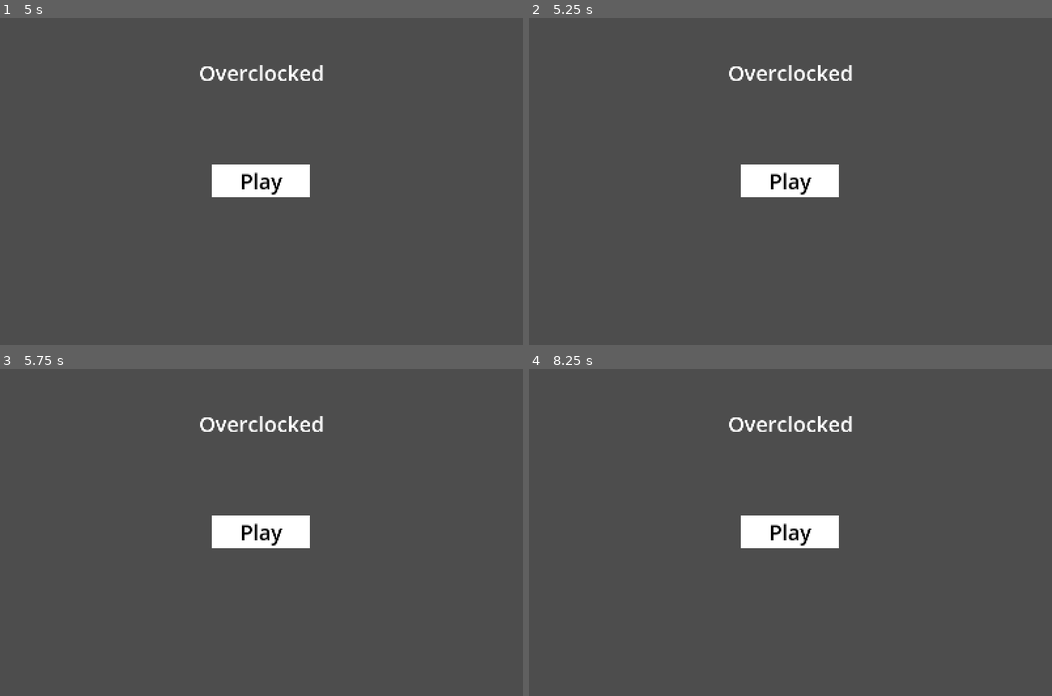
Above: before the commit, frames 1-4 (two rows, left to right).
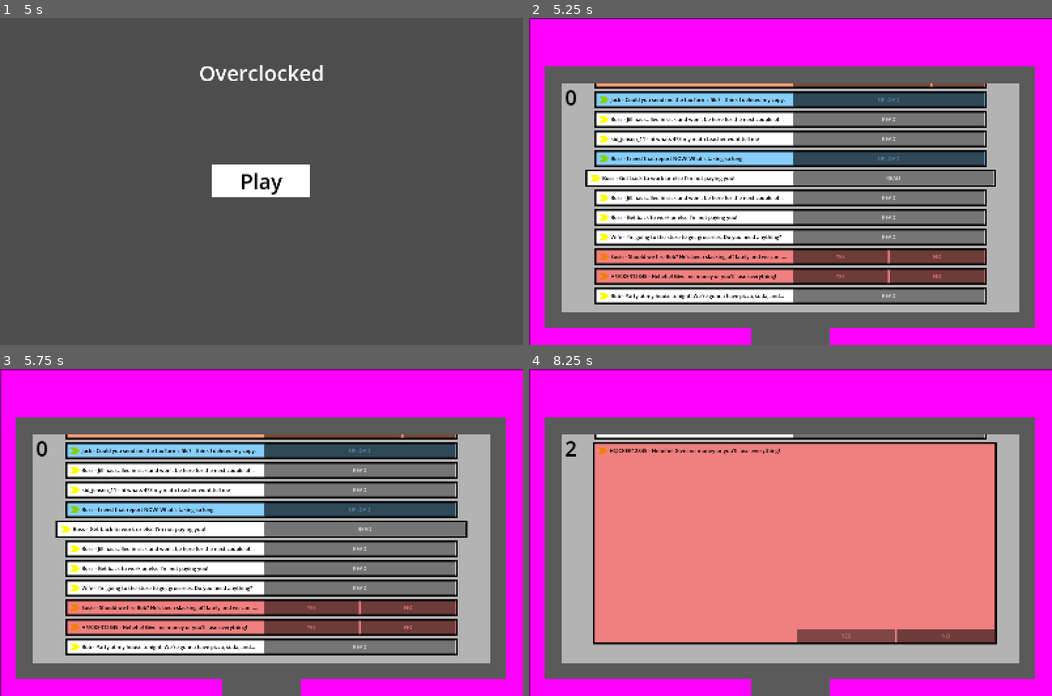
Above: after the commit, the same moments.

Repository: BradBenJoya/GMTK2026
Game: Godot game, scene res://Scenes/main.tscn
Two runs of this game, one before a commit and one after it. Both use one fixed random seed, a clock stepped at 60 frames per second and the inputs below.
Inputs (mouse positions are in pixels of both pictures, inside the frame that each line leads up to):
- Up to frame 1 (5 s): tap Enter at 0.5, 2, 3.5 s; move the mouse to (376, 165) at 0.52 s; press the mouse at (376, 165) at 0.53 s; tap Space at 1.25, 2.75, 4.25 s; move the mouse to (156, 197) at 1.27 s; release the mouse at (156, 197) at 1.28 s; click (156, 197) at 1.35 s; move the mouse to (313, 109) at 2.02 s; press the mouse at (313, 109) at 2.03 s; move the mouse to (235, 246) at 2.77 s; release the mouse at (235, 246) at 2.78 s; click (235, 246) at 2.85 s; move the mouse to (418, 230) at 3.52 s; press the mouse at (418, 230) at 3.53 s; move the mouse to (104, 132) at 4.27 s; release the mouse at (104, 132) at 4.28 s; click (104, 132) at 4.35 s
- Up to frame 2 (5.25 s): move the mouse to (816, 181) at 5.02 s; press the mouse at (816, 181) at 5.03 s
- Up to frame 3 (5.75 s): no input
- Up to frame 4 (8.25 s): release the mouse at (816, 532) at 5.75 s; click (889, 646) at 5.75 s, where only the run after the commit has a clickable "READ"; click (842, 627) at 6.5 s, where only the run after the commit has a clickable "YES"; click (889, 637) at 7.25 s, where only the run after the commit has a clickable "READ"; click (842, 637) at 8 s, where only the run after the commit has a clickable "YES"

Frame 1 is identical in both runs. In frame 2, 83% of the frame differs, in the area x 0-100%, y 0-100%; in frame 3, 83%; in frame 4, 85%.

Commit message:
Implemented the main menu button to being playing

Diff:
--- a/Scenes/main_menu.tscn
+++ b/Scenes/main_menu.tscn
@@ -1,6 +1,11 @@
 [gd_scene format=3 uid="uid://pcq8rppqacnt"]
 
+[ext_resource type="Script" uid="uid://chs8m5gsmqpb8" path="res://Scripts/Main Menu/main_menu_play_button.gd" id="1_28flt"]
+
 [sub_resource type="BoxMesh" id="BoxMesh_cxl3x"]
+
+[sub_resource type="RectangleShape2D" id="RectangleShape2D_cxl3x"]
+size = Vector2(0.9999999, 1)
 
 [node name="MainMenu" type="Node2D" unique_id=371072770]
 
@@ -13,9 +18,18 @@
 text = "Overclocked"
 horizontal_alignment = 1
 
-[node name="TempPlayButton" type="MeshInstance2D" parent="." unique_id=1808779728]
+[node name="TempPlayButton" type="MeshInstance2D" parent="." unique_id=1808779728 node_paths=PackedStringArray("temp_play_button_mouse_detection")]
 scale = Vector2(300, 100)
 mesh = SubResource("BoxMesh_cxl3x")
+script = ExtResource("1_28flt")
+temp_play_button_mouse_detection = NodePath("TempPlayButtonMouseDetection")
+
+[node name="TempPlayButtonMouseDetection" type="StaticBody2D" parent="TempPlayButton" unique_id=158201651]
+input_pickable = true
+
+[node name="CollisionShape2D" type="CollisionShape2D" parent="TempPlayButton/TempPlayButtonMouseDetection" unique_id=1076198664]
+position = Vector2(7.311503e-08, -4.7683715e-09)
+shape = SubResource("RectangleShape2D_cxl3x")
 
 [node name="TempPlayButtonText" type="Label" parent="." unique_id=1153392300]
 offset_left = -65.0
--- /dev/null
+++ b/Scripts/Main Menu/main_menu_play_button.gd
@@ -0,0 +1,25 @@
+# start Psuedo Pakman
+extends MeshInstance2D
+class_name PlayButton
+
+signal play_pressed
+
+@export var temp_play_button_mouse_detection: StaticBody2D
+var has_mouse_entered: bool = false
+
+func _ready() -> void:
+	temp_play_button_mouse_detection.mouse_entered.connect(_on_mouse_entered)
+	temp_play_button_mouse_detection.mouse_exited.connect(_on_mouse_exited)
+
+func _on_mouse_entered() -> void:
+	print("mouse enterd")
+	has_mouse_entered = true
+
+func _on_mouse_exited() -> void:
+	print("mouse exited")
+	has_mouse_entered = false
+
+func _input(event: InputEvent) -> void:
+	if has_mouse_entered and event.is_action_pressed("Click"):
+		play_pressed.emit()
+# end Psuedo Pakman
--- a/Scripts/main.gd
+++ b/Scripts/main.gd
@@ -1,5 +1,6 @@
 # start ByDesign
 extends Node2D
+
 # start Psuedo Pakman
 @export_group("Scenes")
 @export var main_menu: PackedScene
@@ -32,7 +33,7 @@
 	# start Psuedo Pakman
 	if (game_state == GameState.GAME):
 		# end Psuedo Pakman
-		$TempScore.text = str(score)
+		current_scene_instance.get_node("TempScore").text = str(score)
 
 # start Psuedo Pakman
 func _on_state_changed(new_state: GameState) -> void:
@@ -45,9 +46,13 @@
 		GameState.MAIN_MENU:
 			current_scene_instance = main_menu.instantiate()
 			add_child(current_scene_instance)
+			var play_button = current_scene_instance.get_node("TempPlayButton")
+			play_button.play_pressed.connect(_on_play_pressed)
 		GameState.GAME:
 			current_scene_instance = monitor.instantiate()
 			add_child(current_scene_instance)
 
+func _on_play_pressed() -> void:
+	game_state = GameState.GAME
 # end Psuedo Pakman
 # end ByDesign
Not shown, added: Scripts/Main Menu/main_menu_play_button.gd.uid
